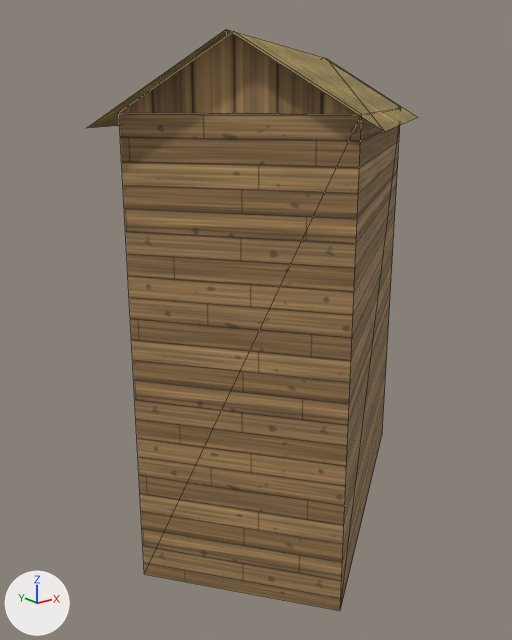
Before and after pictures for a commit that changed the glTF model world/bridgehollow/export/models/buildings/bld_house_023.glb.
One viewpoint serves both versions: a 50 mm camera at (-7.8, -8.91, 7.1) aimed at (-0.5, 0.21, 3.45). The axes (+X, +Y, +Z) are drawn at lower left. The lights are the same throughout. The older version comes first. Mesh edges are drawn as thin lines. Vertices at exactly the same position are counted once.

The first picture shows 'bld_house_023'.
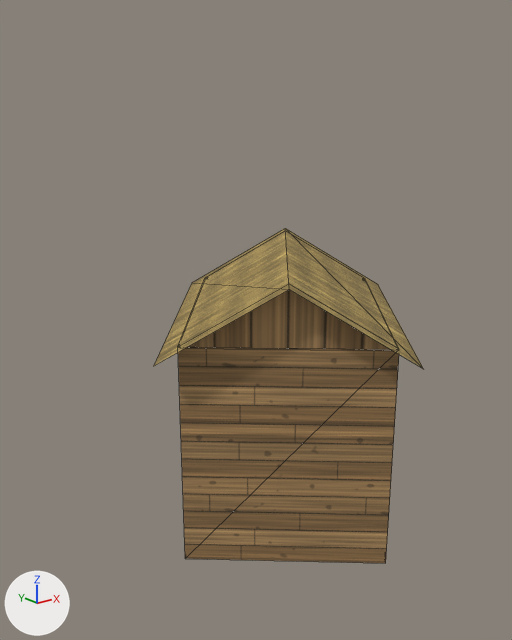
Changed parts and their boxes [x1, y1, x2, y2] in the pictures (512 x 640 px):
'bld_house_023', reshaped (18% narrower, 42% shorter): before [87, 29, 417, 611]; after [154, 228, 424, 563]

The edits, one by one:
me_bld_house_023 is used by ob_bld_house_023; location (0.0, 0.0, 0.0).
Before the commit, vertices of me_bld_house_023: 5 (-1.48, -2.97, 6.92) at pixel (361, 114), 10 (-1.48, -2.97, 6.9) at pixel (361, 115), 13 (-1.48, -2.97, 6.92) at pixel (361, 114).
me_bld_house_023 had 24 vertices, 16 faces and spanned x -3.71..3.71, y -3.4..3.4, z 0.0..7.84.
me_bld_house_023 now has 24 vertices, 16 faces and spans x -3.02..3.02, y -3.07..3.07, z 0.0..4.59.
Part 1, on me_bld_house_023:
Vertices 5, 10, 13 of me_bld_house_023 move by (1.35, 0.33, -3.29).
Vertex 0 of me_bld_house_023 moves from (1.48, 2.97, 0.0) to (0.12, 2.63, 0.0).
Vertex 1 of me_bld_house_023 moves from (-3.28, -0.47, 0.0) at pixel (144, 574) to (-2.57, -0.54, 0.0) at pixel (185, 558).
Vertex 2 of me_bld_house_023 moves from (-3.28, -0.47, 6.92) at pixel (118, 112) to (-2.57, -0.54, 3.63) at pixel (177, 346).
Vertex 3 of me_bld_house_023 moves from (1.48, 2.97, 6.92) to (0.12, 2.63, 3.63) at pixel (204, 278).
Vertex 4 of me_bld_house_023 moves from (-1.48, -2.97, 0.0) at pixel (340, 610) to (-0.13, -2.64, 0.0) at pixel (385, 563).
Vertex 6 of me_bld_house_023 moves from (3.28, 0.47, 0.0) at pixel (382, 434) to (2.59, 0.56, 0.0).
Vertex 7 of me_bld_house_023 moves from (3.28, 0.47, 6.92) at pixel (401, 107) to (2.59, 0.56, 3.63) at pixel (365, 278).
Vertex 8 of me_bld_house_023 moves from (1.48, 2.97, 6.9) to (0.12, 2.63, 3.61) at pixel (205, 278).
Vertex 9 of me_bld_house_023 moves from (-3.28, -0.47, 6.9) at pixel (119, 114) to (-2.57, -0.54, 3.61) at pixel (177, 347).
Vertex 11 of me_bld_house_023 moves from (3.28, 0.47, 6.9) at pixel (401, 108) to (2.59, 0.56, 3.61) at pixel (365, 279).
Vertex 12 of me_bld_house_023 moves from (-3.28, -0.48, 6.92) at pixel (118, 112) to (-2.59, -0.56, 3.63) at pixel (177, 347).
Vertex 14 of me_bld_house_023 moves from (-2.38, -1.73, 7.84) at pixel (233, 31) to (-1.36, -1.6, 4.59) at pixel (288, 283).
Vertex 15 of me_bld_house_023 moves from (3.28, 0.48, 6.92) at pixel (401, 107) to (2.59, 0.56, 3.63) at pixel (365, 278).
Vertex 16 of me_bld_house_023 moves from (1.48, 2.97, 6.92) to (0.13, 2.64, 3.63) at pixel (205, 277).
Vertex 17 of me_bld_house_023 moves from (2.38, 1.73, 7.84) at pixel (323, 57) to (1.36, 1.6, 4.59) at pixel (285, 230).
Vertex 18 of me_bld_house_023 moves from (1.55, 3.4, 6.74) to (0.09, 3.07, 3.44) at pixel (191, 282).
Vertex 19 of me_bld_house_023 moves from (-3.71, -0.41, 6.74) at pixel (86, 128) to (-3.02, -0.59, 3.44) at pixel (153, 366).
Vertex 20 of me_bld_house_023 moves from (-2.63, -1.9, 7.84) at pixel (226, 29) to (-1.55, -1.83, 4.59) at pixel (289, 289).
Vertex 21 of me_bld_house_023 moves from (2.63, 1.9, 7.84) at pixel (326, 58) to (1.55, 1.83, 4.59) at pixel (285, 228).
Vertex 22 of me_bld_house_023 moves from (-1.55, -3.4, 6.74) at pixel (384, 131) to (-0.09, -3.07, 3.44) at pixel (423, 369).
Vertex 23 of me_bld_house_023 moves from (3.71, 0.41, 6.74) at pixel (417, 117) to (3.02, 0.59, 3.44) at pixel (377, 284).
